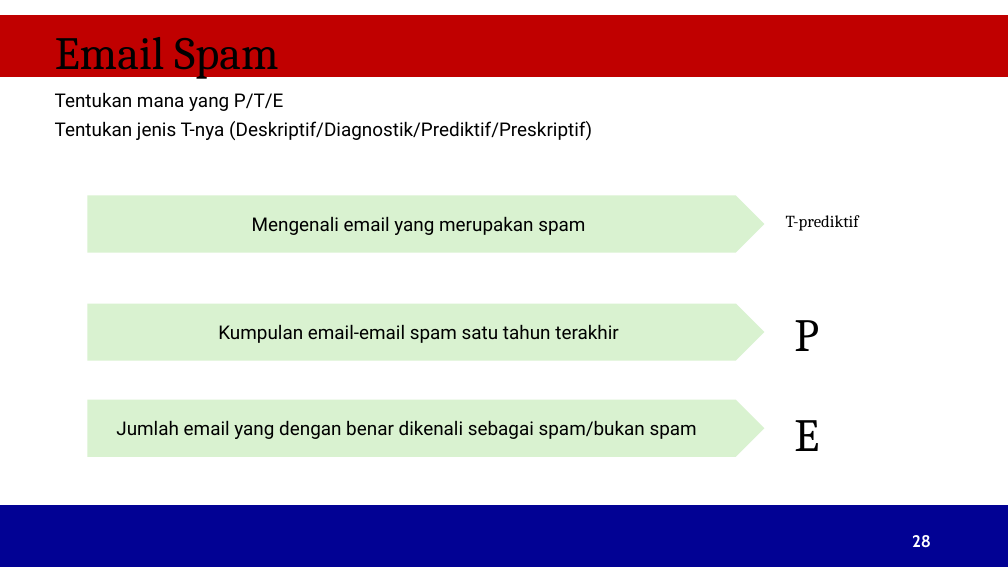
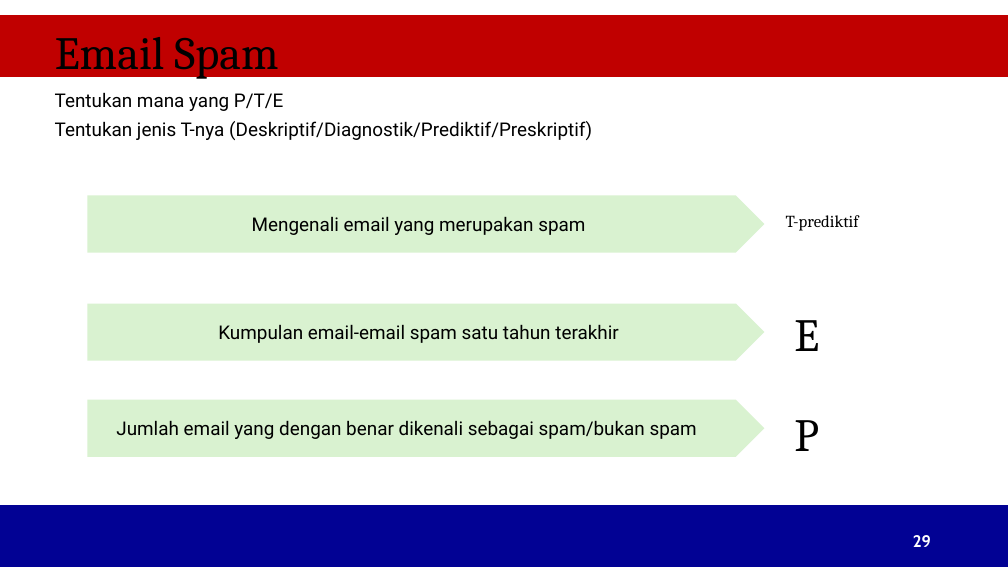
Before and after one commit to rezarzky/ptik24, a slide deck: slide 29 of uploads/w12/BigData.pptx (slide 28 before the commit). Drawn at 1008x567 pixels with LibreOffice and Linux fonts; fonts in the diff are those of the drawing; background and template pictures are left out. Boxes give left, top, right and bottom in pixels: in the first picture for what was removed or moved away, otherwise in the second. Text is boxed around its words. In the diff, an @@ line names an element or a change of style, - is before the commit and + after.

```diff
--- a/uploads/w12/BigData.pptx
+++ b/uploads/w12/BigData.pptx
@@ text at bbox=[794, 320, 819, 351]: text changed @@
-P
+E
@@ text at bbox=[794, 420, 819, 451]: text changed @@
-E
+P
@@ page number at bbox=[913, 535, 931, 547]: text changed @@
-28
+29
```
Also in this commit, not shown: 2 other slides changed, 3 slides added, 22 other files.
